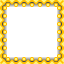
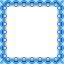
Revision of a layered w=64, h=64 image; what changed, layer by layer:
added group "Lightblue" with 2 layers in group "new new" over [0, 0, 64, 64]
added layer "light #10" in group "Lightblue" over [0, 0, 64, 64]
added layer "dark #10" in group "Lightblue" over [0, 0, 64, 64]
hid group "Gold" (2 layers) over [0, 0, 64, 64]
